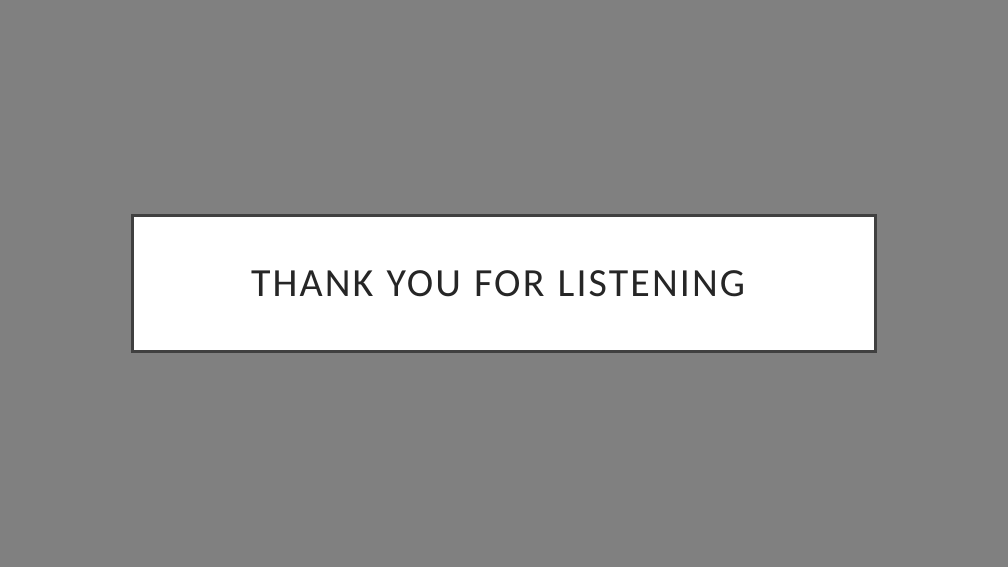
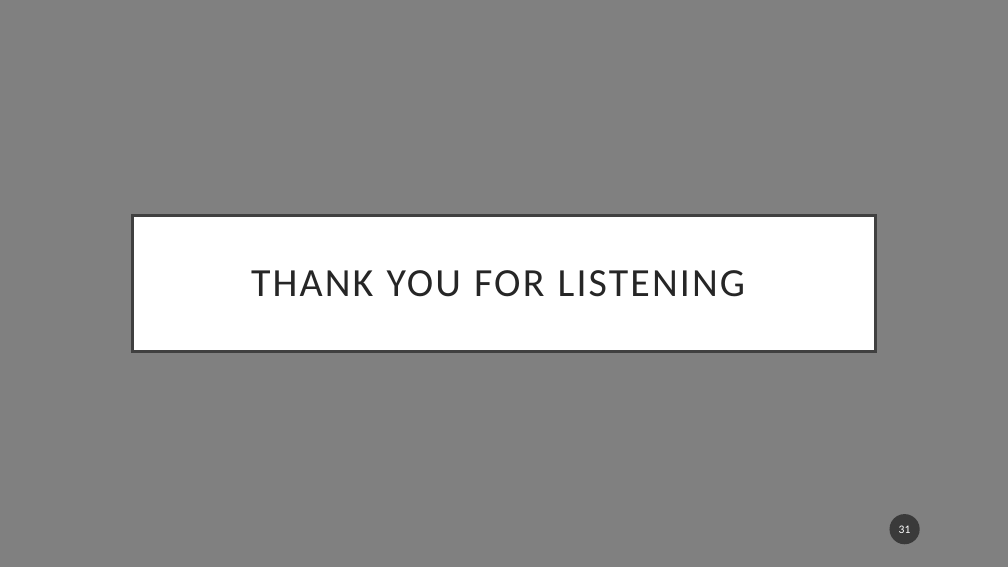
Before and after one commit to quinnann2010/wikiapp, a slide deck: slide 31 of Wikiapp_slide.pptx. Drawn at 1008x567 pixels with LibreOffice and Linux fonts; fonts in the diff are those of the drawing. Boxes give left, top, right and bottom in pixels: in the first picture for what was removed or moved away, otherwise in the second. Text is boxed around its words. In the diff, an @@ line names an element or a change of style, - is before the commit and + after.

```diff
--- a/Wikiapp_slide.pptx
+++ b/Wikiapp_slide.pptx
@@ page number added at bbox=[890, 514, 920, 544], fill #1D1D1D at 70% opacity, 11 pt, text #FFFFFF @@
+31
```
Also in this commit, not shown: 30 other slides changed.
